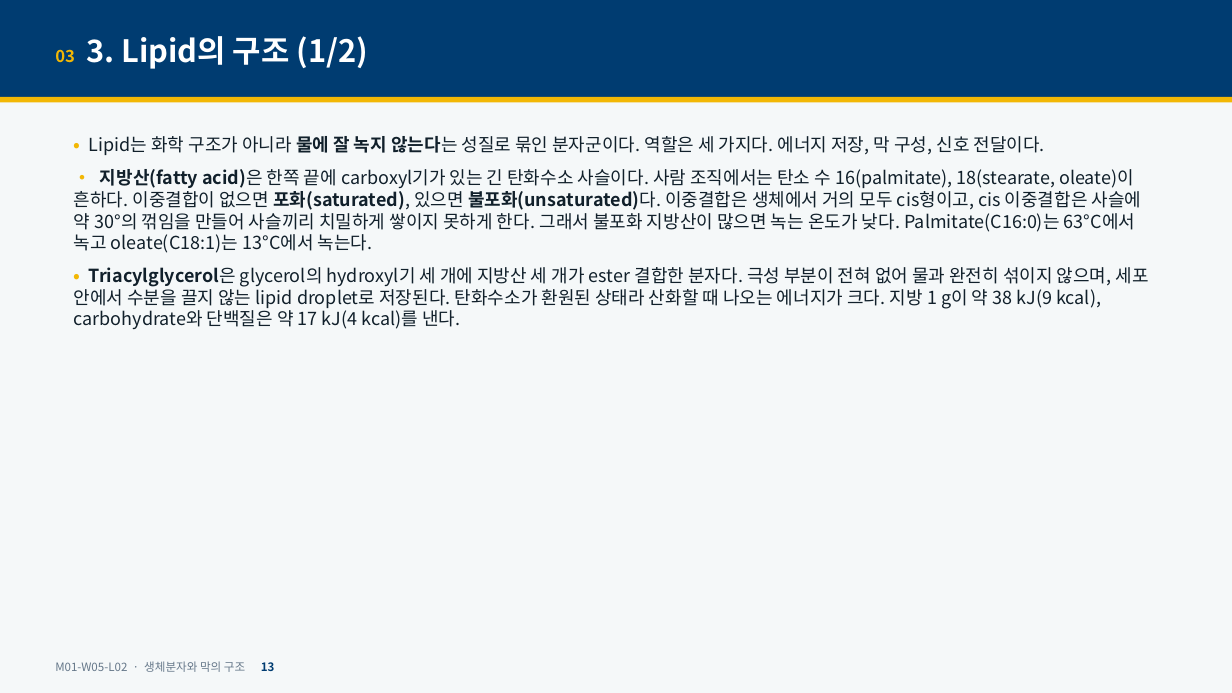
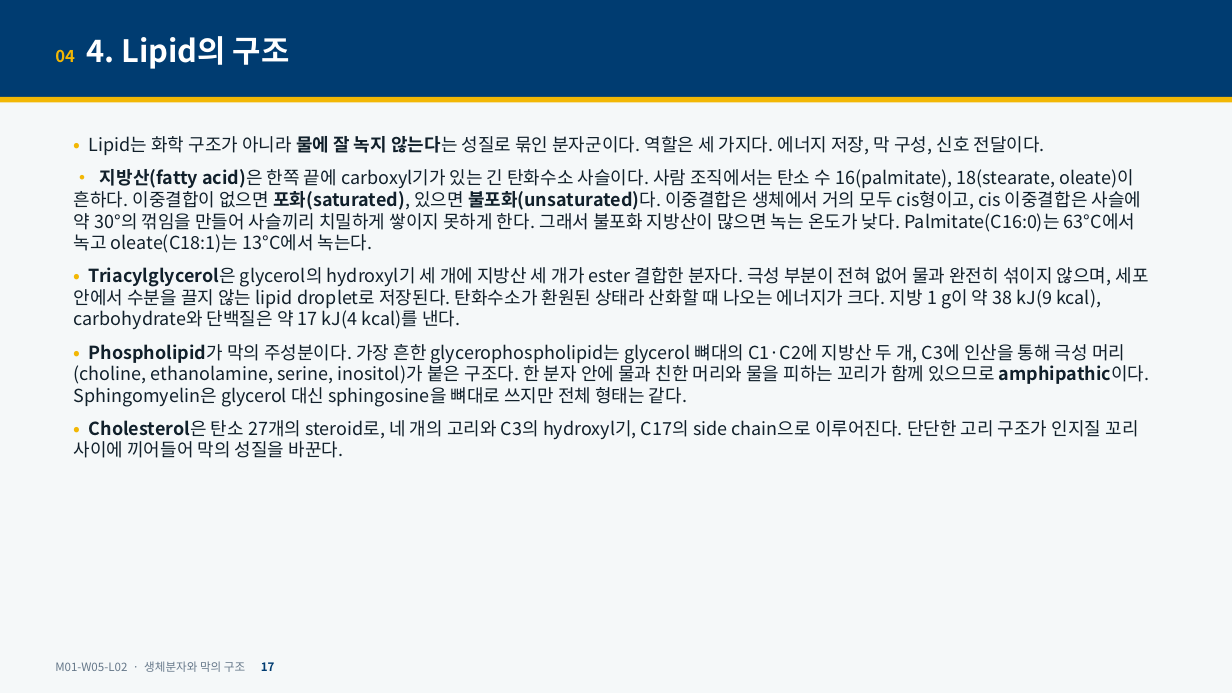
Before and after one commit to hoperiasd2/hoperiasd2.github.io, a slide deck: slide 17 of curriculum/M01/W05/L02/slides.pptx (slide 13 before the commit). Drawn at 1232x693 pixels with LibreOffice and Linux fonts; fonts in the diff are those of the drawing. Boxes give left, top, right and bottom in pixels: in the first picture for what was removed or moved away, otherwise in the second. Text is boxed around its words. In the diff, an @@ line names an element or a change of style, - is before the commit and + after.

```diff
--- a/curriculum/M01/W05/L02/slides.pptx
+++ b/curriculum/M01/W05/L02/slides.pptx
@@ text at [55,36,290,69]: text changed @@
-03 3. Lipid의 구조 (1/2)
+04 4. Lipid의 구조
@@ text at [74,344,1150,458]: paragraphs added @@
+• Phospholipid가 막의 주성분이다. 가장 흔한 glycerophospholipid는 glycerol 뼈대의 C1·C2에 지방산 두 개, C3에 인산을 통해 극성 머리(choline, ethanolamine, serine, inositol)가 붙은 구조다. 한 분자 안에 물과 친한 머리와 물을 피하는 꼬리가 함께 있으므로 amphipathic이다. Sphingomyelin은 glycerol 대신 sphingosine을 뼈대로 쓰지만 전체 형태는 같다.
+• Cholesterol은 탄소 27개의 steroid로, 네 개의 고리와 C3의 hydroxyl기, C17의 side chain으로 이루어진다. 단단한 고리 구조가 인지질 꼬리 사이에 끼어들어 막의 성질을 바꾼다.
@@ text at [55,661,275,672]: text changed @@
-M01-W05-L02 · 생체분자와 막의 구조 13
+M01-W05-L02 · 생체분자와 막의 구조 17
```
Also in this commit, not shown: 35 other slides changed, 17 slides added, 1 slide removed, 5 other files.
